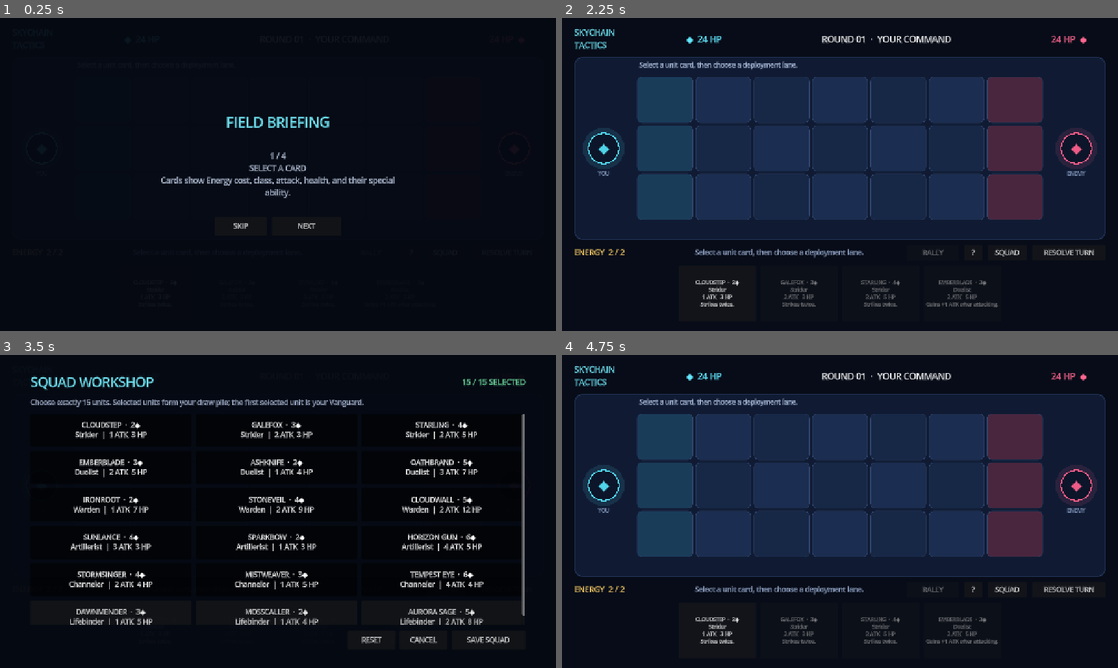
Above: before the commit, frames 1-4 (two rows, left to right).
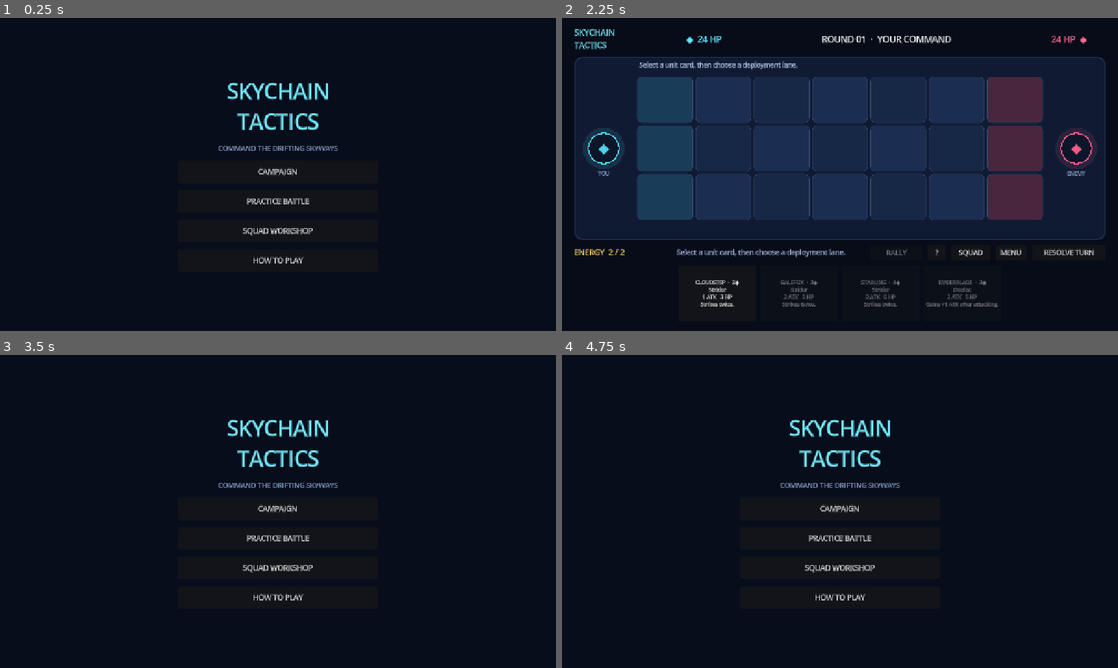
Above: after the commit, the same moments.

Repository: prldd/HeavenStrike
Game: Godot game, scene res://main.tscn
Same seed, same stepped clock (60 frames per second), same inputs: the game is played once before the commit and once after it.
Inputs (mouse positions are in pixels of both pictures, inside the frame that each line leads up to):
- Up to frame 1 (0.25 s): no input
- Up to frame 2 (2.25 s): click "SQUAD" at 0.5 s; click (840, 202) at 1.25 s, where only the run after the commit has a clickable "PRACTICE BATTLE"; click "SKIP" at 2 s
- Up to frame 3 (3.5 s): click (450, 589) at 2.75 s, where only the run after the commit has a clickable "MENU"
- Up to frame 4 (4.75 s): click (840, 567) at 3.5 s, where only the run after the commit has a clickable "SQUAD WORKSHOP"; click "CANCEL" at 4.25 s

The runs differ from the first frame. In frame 1, 2.8% of the frame differs, in the area x 29-71%, y 20-79%; in frame 2, 0.6%; in frame 3, 8.9%; in frame 4, 39%, in the area x 2-98%, y 3-93%.

Commit message:
Campaign and practice modes

Diff:
--- /dev/null
+++ b/scripts/campaign_store.gd
@@ -0,0 +1,90 @@
+class_name CampaignStore
+extends RefCounted
+
+const SAVE_PATH := "user://campaign.cfg"
+const REWARD_UNITS := ["Dawnmender", "Mosscaller", "Aurora Sage"]
+
+const MISSIONS := [
+	{
+		"id": 0,
+		"title": "Broken Skyway",
+		"briefing": "Repel a scouting crew from the abandoned eastern causeway.",
+		"enemy_hp": 18,
+		"enemy_energy": 2,
+		"reward": "Dawnmender"
+	},
+	{
+		"id": 1,
+		"title": "The Iron Crossing",
+		"briefing": "Break through a defensive formation guarding the weather route.",
+		"enemy_hp": 22,
+		"enemy_energy": 2,
+		"reward": "Mosscaller"
+	},
+	{
+		"id": 2,
+		"title": "Stormglass Reach",
+		"briefing": "Survive long-range fire while a storm closes over the battlefield.",
+		"enemy_hp": 25,
+		"enemy_energy": 3,
+		"reward": "Aurora Sage"
+	},
+	{
+		"id": 3,
+		"title": "Siege of Aster",
+		"briefing": "Defeat the expedition fleet before it anchors above Aster.",
+		"enemy_hp": 29,
+		"enemy_energy": 3,
+		"reward": "Veteran Commander Crest"
+	},
+	{
+		"id": 4,
+		"title": "Heart of the Tempest",
+		"briefing": "Take control of the ancient engine at the center of the storm.",
+		"enemy_hp": 34,
+		"enemy_energy": 4,
+		"reward": "Campaign Complete"
+	}
+]
+
+static func load_completed() -> Array:
+	var config := ConfigFile.new()
+	if config.load(SAVE_PATH) != OK:
+		return []
+	var saved = config.get_value("campaign", "completed", [])
+	if saved is not Array:
+		return []
+	return sanitize_completed(saved)
+
+static func sanitize_completed(candidate: Array) -> Array:
+	var result: Array = []
+	for mission_id in candidate:
+		var id := int(mission_id)
+		if id >= 0 and id < MISSIONS.size() and id not in result:
+			result.append(id)
+	result.sort()
+	return result
+
+static func complete_mission(mission_id: int, completed: Array) -> Array:
+	var result := sanitize_completed(completed)
+	if mission_id >= 0 and mission_id < MISSIONS.size() and mission_id not in result:
+		result.append(mission_id)
+		result.sort()
+	var config := ConfigFile.new()
+	config.set_value("campaign", "completed", result)
+	config.save(SAVE_PATH)
+	return result
+
+static func is_available(mission_id: int, completed: Array) -> bool:
+	return mission_id == 0 or mission_id - 1 in completed
+
+static func unlocked_unit_names(roster: Array, completed: Array) -> Array:
+	var unlocked: Array = []
+	for unit in roster:
+		if unit.name not in REWARD_UNITS:
+			unlocked.append(unit.name)
+	for mission_id in sanitize_completed(completed):
+		var reward: String = MISSIONS[mission_id].reward
+		if reward in REWARD_UNITS and reward not in unlocked:
+			unlocked.append(reward)
+	return unlocked
--- a/scripts/main.gd
+++ b/scripts/main.gd
@@ -4,6 +4,7 @@
 const UnitCatalogScript = preload("res://scripts/unit_catalog.gd")
 const BattleAIScript = preload("res://scripts/battle_ai.gd")
 const SquadStoreScript = preload("res://scripts/squad_store.gd")
+const CampaignStoreScript = preload("res://scripts/campaign_store.gd")
 
 const PLAYER := 0
 const ENEMY := 1
@@ -20,6 +21,7 @@
 var hand_row: HBoxContainer
 var end_button: Button
 var power_button: Button
+var menu_button: Button
 var overlay: ColorRect
 var overlay_title: Label
 var overlay_detail: Label
@@ -34,11 +36,19 @@
 var hover_name_label: Label
 var hover_stats_label: Label
 var hover_ability_label: Label
+var main_menu_overlay: ColorRect
+var mission_overlay: ColorRect
+var mission_list: VBoxContainer
 
 var roster: Array = UnitCatalogScript.all_units()
 var squad_names: Array = []
 var editing_squad_names: Array = []
 var battle_deck: Array = []
+var completed_missions: Array = []
+var current_mission_id := -1
+var campaign_battle := false
+var squad_opened_from_menu := false
+var tutorial_opened_from_menu := false
 
 var units: Array = []
 var player_hand: Array = []
@@ -61,8 +71,11 @@
 
 func _ready() -> void:
 	_build_interface()
+	completed_missions = CampaignStoreScript.load_completed()
 	squad_names = SquadStoreScript.load_squad(roster)
+	_sanitize_squad_unlocks()
 	_start_new_match()
+	_show_main_menu()
 
 func _build_interface() -> void:
 	var background := ColorRect.new()
@@ -153,6 +166,12 @@
 	squad_button.pressed.connect(_open_squad_builder)
 	control_bar.add_child(squad_button)
 
+	menu_button = Button.new()
+	menu_button.text = "MENU"
+	menu_button.custom_minimum_size.x = 72
+	menu_button.pressed.connect(_show_main_menu)
+	control_bar.add_child(menu_button)
+
 	end_button = Button.new()
 	end_button.text = "RESOLVE TURN"
 	end_button.custom_minimum_size.x = 170
@@ -168,6 +187,8 @@
 	_build_overlay()
 	_build_tutorial()
 	_build_squad_builder()
+	_build_main_menu()
+	_build_mission_select()
 	_build_hover_card()
 
 func _build_overlay() -> void:
@@ -204,6 +225,12 @@
 	restart.custom_minimum_size = Vector2(180, 48)
 	restart.pressed.connect(_start_new_match)
 	panel.add_child(restart)
+
+	var return_menu := Button.new()
+	return_menu.text = "RETURN TO MENU"
+	return_menu.custom_minimum_size = Vector2(180, 44)
+	return_menu.pressed.connect(_show_main_menu)
+	panel.add_child(return_menu)
 
 func _build_tutorial() -> void:
 	tutorial_overlay = ColorRect.new()
@@ -263,6 +290,9 @@
 
 func _close_tutorial() -> void:
 	tutorial_overlay.visible = false
+	if tutorial_opened_from_menu:
+		tutorial_opened_from_menu = false
+		_show_main_menu()
 
 func _next_tutorial_page() -> void:
 	tutorial_page += 1
@@ -357,12 +387,16 @@
 func _open_squad_builder() -> void:
 	if not input_enabled or battle_over:
 		return
+	squad_opened_from_menu = false
 	editing_squad_names = squad_names.duplicate()
 	squad_overlay.visible = true
 	_rebuild_squad_grid()
 
 func _close_squad_builder() -> void:
 	squad_overlay.visible = false
+	if squad_opened_from_menu:
+		squad_opened_from_menu = false
+		_show_main_menu()
 
 func _reset_squad() -> void:
 	editing_squad_names = SquadStoreScript.default_squad(roster)
@@ -382,14 +416,18 @@
 
 	for unit in roster:
 		var selected: bool = unit.name in editing_squad_names
+		var unlocked: bool = unit.name in CampaignStoreScript.unlocked_unit_names(roster, completed_missions)
 		var button := Button.new()
 		button.custom_minimum_size = Vector2(0, 76)
 		button.size_flags_horizontal = Control.SIZE_EXPAND_FILL
 		button.toggle_mode = true
 		button.button_pressed = selected
+		button.disabled = not unlocked
 		button.text = "%s  ·  %d◆\n%s  |  %d ATK  %d HP" % [
 			unit.name.to_upper(), unit.cost, unit.kind, unit.atk, unit.hp
 		]
+		if not unlocked:
+			button.text += "\nLOCKED · CAMPAIGN REWARD"
 		button.pressed.connect(_toggle_squad_unit.bind(unit.name))
 		button.mouse_entered.connect(_show_unit_details.bind(unit))
 		button.mouse_exited.connect(_hide_unit_details)
@@ -412,6 +450,188 @@
 		status_message = "Squad selected for this session, but the save file could not be written."
 	_close_squad_builder()
 	_refresh()
+
+func _sanitize_squad_unlocks() -> void:
+	var unlocked: Array = CampaignStoreScript.unlocked_unit_names(roster, completed_missions)
+	var allowed: Array = []
+	for unit_name in squad_names:
+		if unit_name in unlocked and unit_name not in allowed:
+			allowed.append(unit_name)
+	for unit_name in unlocked:
+		if allowed.size() >= SquadStoreScript.SQUAD_SIZE:
+			break
+		if unit_name not in allowed:
+			allowed.append(unit_name)
+	squad_names = allowed
+
+func _build_main_menu() -> void:
+	main_menu_overlay = ColorRect.new()
+	main_menu_overlay.color = Color("#070d1b")
+	main_menu_overlay.set_anchors_and_offsets_preset(Control.PRESET_FULL_RECT)
+	main_menu_overlay.mouse_filter = Control.MOUSE_FILTER_STOP
+	main_menu_overlay.visible = false
+	add_child(main_menu_overlay)
+
+	var center := CenterContainer.new()
+	center.set_anchors_and_offsets_preset(Control.PRESET_FULL_RECT)
+	main_menu_overlay.add_child(center)
+
+	var layout := VBoxContainer.new()
+	layout.custom_minimum_size = Vector2(460, 500)
+	layout.alignment = BoxContainer.ALIGNMENT_CENTER
+	layout.add_theme_constant_override("separation", 16)
+	center.add_child(layout)
+
+	var title := Label.new()
+	title.text = "SKYCHAIN\nTACTICS"
+	title.horizontal_alignment = HORIZONTAL_ALIGNMENT_CENTER
+	title.add_theme_font_size_override("font_size", 48)
+	title.add_theme_color_override("font_color", Color("#71e6f5"))
+	layout.add_child(title)
+
+	var subtitle := Label.new()
+	subtitle.text = "COMMAND THE DRIFTING SKYWAYS"
+	subtitle.horizontal_alignment = HORIZONTAL_ALIGNMENT_CENTER
+	subtitle.add_theme_color_override("font_color", Color("#8da2c8"))
+	layout.add_child(subtitle)
+
+	var campaign := _menu_action("CAMPAIGN")
+	campaign.pressed.connect(_open_mission_select)
+	layout.add_child(campaign)
+
+	var practice := _menu_action("PRACTICE BATTLE")
+	practice.pressed.connect(_begin_practice)
+	layout.add_child(practice)
+
+	var squad := _menu_action("SQUAD WORKSHOP")
+	squad.pressed.connect(_open_squad_from_menu)
+	layout.add_child(squad)
+
+	var tutorial := _menu_action("HOW TO PLAY")
+	tutorial.pressed.connect(_open_tutorial_from_menu)
+	layout.add_child(tutorial)
+
+func _build_mission_select() -> void:
+	mission_overlay = ColorRect.new()
+	mission_overlay.color = Color("#091124")
+	mission_overlay.set_anchors_and_offsets_preset(Control.PRESET_FULL_RECT)
+	mission_overlay.mouse_filter = Control.MOUSE_FILTER_STOP
+	mission_overlay.visible = false
+	add_child(mission_overlay)
+
+	var margin := MarginContainer.new()
+	margin.set_anchors_and_offsets_preset(Control.PRESET_FULL_RECT)
+	margin.add_theme_constant_override("margin_left", 180)
+	margin.add_theme_constant_override("margin_right", 180)
+	margin.add_theme_constant_override("margin_top", 60)
+	margin.add_theme_constant_override("margin_bottom", 50)
+	mission_overlay.add_child(margin)
+
+	var layout := VBoxContainer.new()
+	layout.add_theme_constant_override("separation", 14)
+	margin.add_child(layout)
+
+	var title := Label.new()
+	title.text = "CAMPAIGN · THE TEMPEST ENGINE"
+	title.add_theme_font_size_override("font_size", 30)
+	title.add_theme_color_override("font_color", Color("#71e6f5"))
+	layout.add_child(title)
+
+	var subtitle := Label.new()
+	subtitle.text = "Complete missions in order. Victories unlock new support units."
+	subtitle.add_theme_color_override("font_color", Color("#9fb2d6"))
+	layout.add_child(subtitle)
+
+	mission_list = VBoxContainer.new()
+	mission_list.size_flags_vertical = Control.SIZE_EXPAND_FILL
+	mission_list.add_theme_constant_override("separation", 10)
+	layout.add_child(mission_list)
+
+	var back := Button.new()
+	back.text = "BACK TO MENU"
+	back.custom_minimum_size = Vector2(180, 44)
+	back.pressed.connect(_show_main_menu)
+	layout.add_child(back)
+
+func _menu_action(label: String) -> Button:
+	var button := Button.new()
+	button.text = label
+	button.custom_minimum_size = Vector2(360, 52)
+	button.add_theme_font_size_override("font_size", 17)
+	return button
+
+func _show_main_menu() -> void:
+	input_enabled = false
+	squad_opened_from_menu = false
+	tutorial_opened_from_menu = false
+	main_menu_overlay.visible = true
+	mission_overlay.visible = false
+	squad_overlay.visible = false
+	tutorial_overlay.visible = false
+	overlay.visible = false
+	hover_card.visible = false
+	_refresh()
+
+func _open_mission_select() -> void:
+	main_menu_overlay.visible = false
+	mission_overlay.visible = true
+	_rebuild_mission_list()
+
+func _rebuild_mission_list() -> void:
+	for child in mission_list.get_children():
+		mission_list.remove_child(child)
+		child.queue_free()
+	for mission in CampaignStoreScript.MISSIONS:
+		var available: bool = CampaignStoreScript.is_available(mission.id, completed_missions)
+		var complete: bool = mission.id in completed_missions
+		var button := Button.new()
+		button.custom_minimum_size.y = 82
+		button.disabled = not available
+		button.text = "%s  %02d · %s\n%s\nReward: %s" % [
+			"✓" if complete else ("◆" if available else "🔒"),
+			mission.id + 1,
+			mission.title.to_upper(),
+			mission.briefing,
+			mission.reward
+		]
+		button.pressed.connect(_begin_mission.bind(mission.id))
+		mission_list.add_child(button)
+
+func _begin_practice() -> void:
+	campaign_battle = false
+	current_mission_id = -1
+	main_menu_overlay.visible = false
+	mission_overlay.visible = false
+	_start_new_match()
+	_show_tutorial_once()
+
+func _begin_mission(mission_id: int) -> void:
+	if not CampaignStoreScript.is_available(mission_id, completed_missions):
+		return
+	campaign_battle = true
+	current_mission_id = mission_id
+	main_menu_overlay.visible = false
+	mission_overlay.visible = false
+	_start_new_match()
+	status_message = CampaignStoreScript.MISSIONS[mission_id].briefing
+	_refresh()
+	_show_tutorial_once()
+
+func _show_tutorial_once() -> void:
+	if not has_shown_tutorial:
+		has_shown_tutorial = true
+		_open_tutorial()
+
+func _open_tutorial_from_menu() -> void:
+	main_menu_overlay.visible = false
+	tutorial_opened_from_menu = true
+	_open_tutorial()
+
+func _open_squad_from_menu() -> void:
+	main_menu_overlay.visible = false
+	input_enabled = true
+	_open_squad_builder()
+	squad_opened_from_menu = true
 
 func _build_hover_card() -> void:
 	hover_card = PanelContainer.new()
@@ -501,11 +721,11 @@
 	next_unit_id = 1
 	round_number = 1
 	player_hp = STARTING_HP
-	enemy_hp = STARTING_HP
+	enemy_hp = STARTING_HP if not campaign_battle else CampaignStoreScript.MISSIONS[current_mission_id].enemy_hp
 	player_max_energy = 2
 	player_energy = 2
-	enemy_max_energy = 2
-	enemy_energy = 2
+	enemy_max_energy = 2 if not campaign_battle else CampaignStoreScript.MISSIONS[current_mission_id].enemy_energy
+	enemy_energy = enemy_max_energy
 	player_power_used = false
 	enemy_power_used = false
 	input_enabled = true
@@ -515,9 +735,6 @@
 	for i in 4:
 		_draw_player_card()
 	_refresh()
-	if not has_shown_tutorial:
-		has_shown_tutorial = true
-		_open_tutorial()
 
 func _draw_player_card() -> void:
 	if player_hand.size() >= 5 or draw_index >= battle_deck.size():
@@ -532,6 +749,7 @@
 	turn_label.text = "ROUND %02d  ·  YOUR COMMAND" % round_number if input_enabled else "ROUND %02d  ·  RESOLVING" % round_number
 	hint_label.text = status_message
 	end_button.disabled = not input_enabled or battle_over
+	menu_button.disabled = not input_enabled or battle_over
 	power_button.disabled = not input_enabled or player_power_used or battle_over or units.filter(func(u): return u.side == PLAYER).is_empty()
 	power_button.text = "RALLY USED" if player_power_used else "RALLY"
 
@@ -830,9 +1048,14 @@
 	input_enabled = false
 	overlay.visible = true
 	if enemy_hp <= 0:
+		var reward_text := ""
+		if campaign_battle:
+			completed_missions = CampaignStoreScript.complete_mission(current_mission_id, completed_missions)
+			var reward: String = CampaignStoreScript.MISSIONS[current_mission_id].reward
+			reward_text = "\nReward unlocked: %s" % reward
 		overlay_title.text = "VICTORY"
 		overlay_title.add_theme_color_override("font_color", Color("#67e6f4"))
-		overlay_detail.text = "The enemy weather engine is yours.\nVictory achieved in %d rounds." % round_number
+		overlay_detail.text = "The enemy weather engine is yours.\nVictory achieved in %d rounds.%s" % [round_number, reward_text]
 	else:
 		overlay_title.text = "DEFEAT"
 		overlay_title.add_theme_color_override("font_color", Color("#ff668f"))
--- a/tests/smoke_test.gd
+++ b/tests/smoke_test.gd
@@ -3,6 +3,7 @@
 const UnitCatalogScript = preload("res://scripts/unit_catalog.gd")
 const BattleAIScript = preload("res://scripts/battle_ai.gd")
 const SquadStoreScript = preload("res://scripts/squad_store.gd")
+const CampaignStoreScript = preload("res://scripts/campaign_store.gd")
 
 func _init() -> void:
 	var roster: Array = UnitCatalogScript.all_units()
@@ -18,6 +19,17 @@
 	assert(repaired_squad.size() == SquadStoreScript.SQUAD_SIZE)
 	assert(repaired_squad.count("Cloudstep") == 1)
 	assert(SquadStoreScript.build_deck(repaired_squad, roster).size() == SquadStoreScript.SQUAD_SIZE)
+
+	assert(CampaignStoreScript.MISSIONS.size() == 5)
+	assert(CampaignStoreScript.is_available(0, []))
+	assert(not CampaignStoreScript.is_available(1, []))
+	assert(CampaignStoreScript.is_available(1, [0]))
+	assert(CampaignStoreScript.sanitize_completed([2, 2, 99, -1, 0]) == [0, 2])
+	var starting_unlocks: Array = CampaignStoreScript.unlocked_unit_names(roster, [])
+	assert(starting_unlocks.size() == 15)
+	assert("Dawnmender" not in starting_unlocks)
+	var earned_unlocks: Array = CampaignStoreScript.unlocked_unit_names(roster, [0, 1, 2])
+	assert(earned_unlocks.size() == 18)
 
 	var units := [
 		{"side": 0, "row": 1, "col": 5, "atk": 3, "hp": 4, "max_hp": 4}
Not shown, added: scripts/campaign_store.gd.uid
Not shown, changed: README.md
